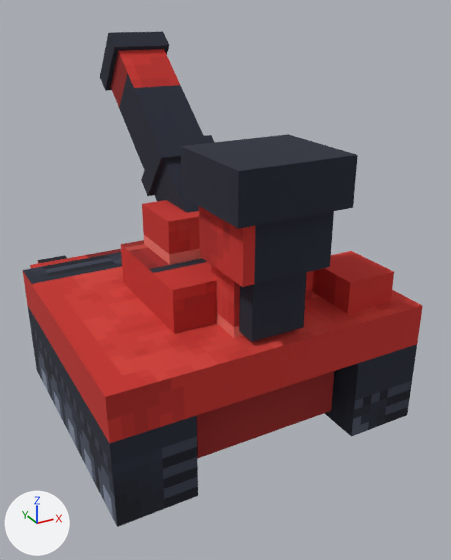
A saved change to the glTF model public/assets/models/units/artillery_red.glb.
Camera for both pictures: a 50 mm lens placed at (-0.792, -1.538, 1.155), pointed at (0.093, 0.073, 0.349). The lights are fixed; the arrows at lower left show +X, +Y and +Z. The picture after the commit comes second. Vertices at exactly the same position are counted once.

The older version as bpy lines, for what is in view:
```python
me_barrel_rigid_batch = bpy.data.meshes.new('barrel rigid batch')
me_barrel_rigid_batch.from_pydata(...)  # 24 vertices, 36 faces; spans x -0.188..0.188, y -0.1..1.174, z -0.12..1.027
me_barrel_rigid_batch.materials.append(mat_look)  # picture img_look
me_chassis_rigid_batch = bpy.data.meshes.new('chassis rigid batch')
me_chassis_rigid_batch.from_pydata(...)  # a box spanning x -0.94..-0.5, y -0.81..0.81, z -0.25..0.25; a box spanning x 0.5..0.94, y -0.81..0.81, z -0.25..0.25
me_chassis_rigid_batch.materials.append(mat_look)  # picture img_look
me_hull_rigid_batch = bpy.data.meshes.new('hull rigid batch')
me_hull_rigid_batch.from_pydata(...)  # 48 vertices, 62 faces; spans x -0.94..0.94, y -0.81..0.94, z -0.25..0.56
me_hull_rigid_batch.materials.append(mat_look)  # picture img_look
me_turret_rigid_batch = bpy.data.meshes.new('turret rigid batch')
me_turret_rigid_batch.from_pydata(...)  # 72 vertices, 94 faces; spans x -0.438..0.438, y -0.812..0.375, z 0.0..0.938
me_turret_rigid_batch.materials.append(mat_look)  # picture img_look
ob_barrel = bpy.data.objects.new('barrel', me_barrel_rigid_batch)
ob_barrel.parent = ob_turret
ob_barrel.location = (0.0, 0.125, 0.375)
ob_chassis = bpy.data.objects.new('chassis', me_chassis_rigid_batch)
ob_chassis.parent = ob_root
ob_chassis.location = (0.0, 0.0, 0.25)
ob_hull = bpy.data.objects.new('hull', me_hull_rigid_batch)
ob_hull.parent = ob_root
ob_hull.location = (0.0, 0.0, 0.375)
ob_hull.rotation_euler = (0.00117, -0.000763, 0.0)  # degrees (0.1, 0, 0)
ob_turret = bpy.data.objects.new('turret', me_turret_rigid_batch)
ob_turret.parent = ob_hull
ob_turret.location = (0.0, -0.0625, 0.375)
```
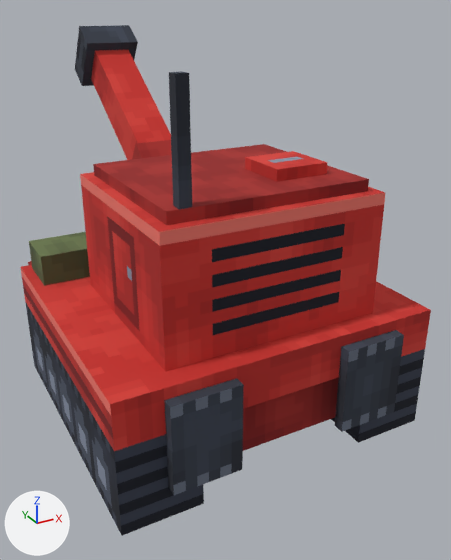
The change, as a list of edits to the scene's bpy script:
```text
Change me_chassis_rigid_batch:
    used by ob_chassis; parent = ob_root; location = (0.0, 0.0, 0.25)
    remove me_chassis_rigid_batch.from_pydata(...)  # 16 vertices, 24 faces; spans x -0.94..0.94, y -0.81..0.81, z -0.25..0.25
    add me_chassis_rigid_batch.from_pydata(...)  # 16 vertices, 24 faces; spans x -0.94..0.94, y -0.88..0.88, z -0.25..0.25
    me_chassis_rigid_batch part 1: the whole mesh is scaled about its middle by (1, 1.08, 1)
Change me_hull_rigid_batch:
    used by ob_hull; parent = ob_root; location = (0.0, 0.0, 0.375); rotation_euler = (0.00117, -0.000763, 0.0), in degrees (0.1, 0, 0)
    remove me_hull_rigid_batch.from_pydata(...)  # 48 vertices, 62 faces; spans x -0.94..0.94, y -0.81..0.94, z -0.25..0.56
    add me_hull_rigid_batch.from_pydata(...)  # 64 vertices, 86 faces; spans x -0.94..0.94, y -0.94..1.0, z -0.25..0.56
    me_hull_rigid_batch part 2: a new loose piece, a box spanning x -0.94..0.94, y -0.88..0.88, z 0.12..0.38, in mat_look (picture img_look)
    me_hull_rigid_batch part 3: the loose piece of 8 vertices spanning x -0.44..0.44, y -0.69..0.69, z -0.25..0.12 is scaled about its middle by (1, 1.09, 1)
    me_hull_rigid_batch part 4: a new loose piece, a box spanning x -0.688..-0.312, y -0.938..-0.875, z -0.188..0.312, in mat_look (picture img_look)
    me_hull_rigid_batch part 5: a new loose piece, a box spanning x 0.312..0.688, y -0.938..-0.875, z -0.188..0.312, in mat_look (picture img_look)
    me_hull_rigid_batch part 6: the loose piece of 8 vertices spanning x 0.5..0.81, y -0.69..-0.31, z 0.38..0.56 is deleted
    me_hull_rigid_batch part 7: the loose piece of 8 vertices spanning x -0.94..0.94, y -0.81..0.81, z 0.12..0.38 is deleted
    me_hull_rigid_batch part 8: 11 vertices removed from x -0.88..0.88, y 0.81..0.88, z 0.19..0.38; 19 vertices added at x -0.88..0.88, y 0.5..1.0, z 0.19..0.56
Change me_turret_rigid_batch:
    used by ob_turret; parent = ob_hull; location = (0.0, -0.0625, 0.375)
    remove me_turret_rigid_batch.from_pydata(...)  # 72 vertices, 94 faces; spans x -0.438..0.438, y -0.812..0.375, z 0.0..0.938
    add me_turret_rigid_batch.from_pydata(...)  # 40 vertices, 52 faces; spans x -0.625..0.625, y -0.562..0.688, z 0.0..1.312
    me_turret_rigid_batch part 9: a new loose piece, a box spanning x -0.625..0.625, y -0.562..0.562, z 0.0..0.688, in mat_look (picture img_look)
    me_turret_rigid_batch part 10: the loose piece of 8 vertices spanning x -0.312..0.312, y -0.062..0.312, z 0.25..0.5 is scaled about its middle by (0.5, 0.833, 0.25), then moved by (0.281, -0.281, 0.406)
    me_turret_rigid_batch part 11: 7 loose pieces with 56 vertices, spanning x -0.438..0.438, y -0.812..0.375, z 0.0..0.938, are deleted
    me_turret_rigid_batch part 12: 16 vertices added at x -0.562..0.562, y -0.5..0.5, z 0.688..1.312
    other edits to the shape of me_turret_rigid_batch do not show in these pictures
Change me_barrel_rigid_batch:
    used by ob_barrel; parent = ob_turret; location = (0.0, 0.125, 0.375)
    remove me_barrel_rigid_batch.from_pydata(...)  # 24 vertices, 36 faces; spans x -0.188..0.188, y -0.1..1.174, z -0.12..1.027
    add me_barrel_rigid_batch.from_pydata(...)  # 24 vertices, 36 faces; spans x -0.188..0.188, y -0.072..1.387, z -0.102..1.05
    me_barrel_rigid_batch part 13: 16 of 24 vertices moved; they spanned x -0.188..0.188, y -0.1..1.174, z -0.12..1.027 and now span x -0.188..0.188, y 0.013..1.387, z -0.056..1.05; mean shift (0.0, -0.025, -0.121); largest move (0.156, -0.1, 0.12) -> (0.188, 1.019, 0.942)
    me_barrel_rigid_batch part 14: 8 of 24 vertices moved; they spanned x -0.188..0.188, y 0.167..0.504, z 0.097..0.465 and now span x -0.125..0.125, y -0.072..1.198, z -0.102..0.891; mean shift (0.0, 0.228, 0.113); largest move (-0.188, 0.262, 0.465) -> (-0.125, 1.055, 0.891)
Change ob_turret:
    ob_turret.location: (0.0, -0.0625, 0.375) -> (0.0, -0.188, 0.375)
Change ob_barrel:
    ob_barrel.location: (0.0, 0.125, 0.375) -> (0.0, 0.625, 0.375)
```

Changed parts and their boxes (x1, y1, x2, y2) in the pictures (451 x 560 px; the box of a moved part takes in the faces that stretch with it):
'turret', reshaped, moved (29% wider, 44% taller)
    before: (121, 134, 358, 342)
    after: (80, 72, 385, 372)
'hull', reshaped (26% taller)
    before: (23, 249, 423, 458)
    after: (20, 232, 431, 495)
'chassis', rescaled
    before: (27, 305, 417, 527)
    after: (25, 302, 425, 536)
'barrel', reshaped, moved
    before: (100, 31, 214, 213)
    after: (75, 25, 172, 160)
part 2 of me_hull_rigid_batch, added (red)
    after: (20, 265, 431, 451)
part 3 of me_hull_rigid_batch, moved or reshaped
    before: (196, 371, 334, 458)
    after: (243, 377, 339, 451)
part 4 of me_hull_rigid_batch, added
    after: (164, 378, 244, 495)
part 5 of me_hull_rigid_batch, added
    after: (335, 330, 404, 432)
part 6 of me_hull_rigid_batch, deleted (red)
    before: (312, 251, 394, 314)
part 7 of me_hull_rigid_batch, deleted (red)
    before: (23, 252, 423, 443)
part 8 of me_hull_rigid_batch, moved or reshaped (mostly hidden before)
    before: (37, 251, 121, 267)
    after: (28, 232, 90, 286)
part 9 of me_turret_rigid_batch, added (red)
    after: (80, 172, 385, 372)
part 10 of me_turret_rigid_batch, moved or reshaped
    before: (142, 200, 202, 265)
    after: (245, 151, 327, 182)
part 11 of me_turret_rigid_batch, deleted
    before: (121, 134, 358, 342)
part 12 of me_turret_rigid_batch, added (red)
    after: (93, 72, 369, 225)
part 13 of me_barrel_rigid_batch, moved or reshaped
    before: (100, 31, 204, 213)
    after: (75, 25, 172, 159)
part 14 of me_barrel_rigid_batch, moved or reshaped
    before: (141, 135, 214, 196)
    after: (91, 50, 171, 160)
